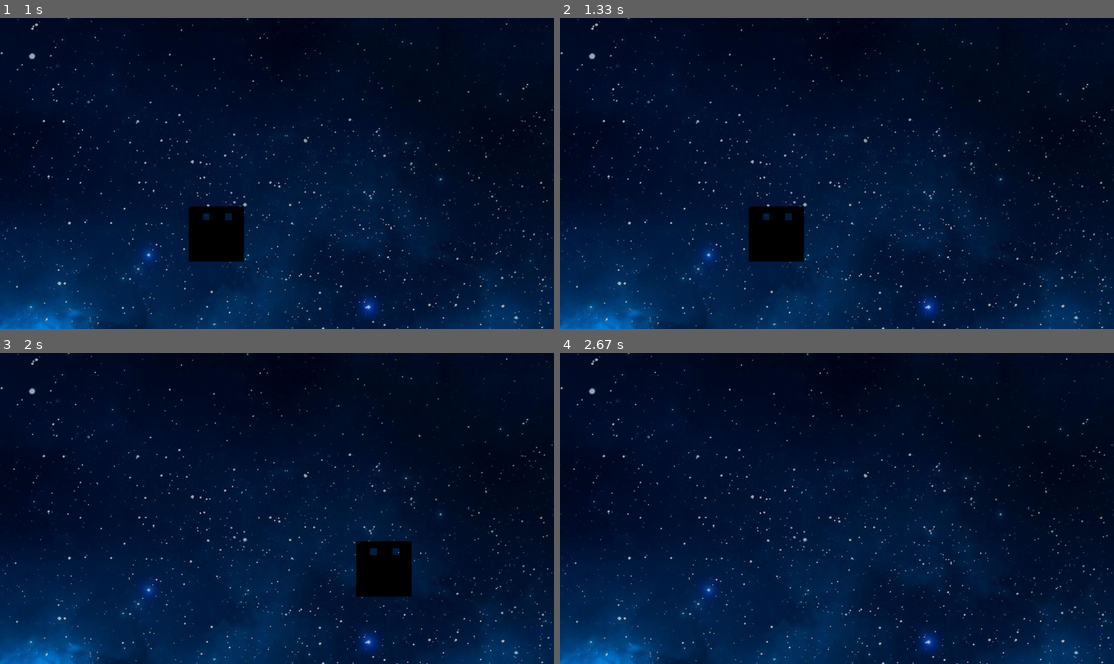
Above: before the commit, frames 1-4 (two rows, left to right).
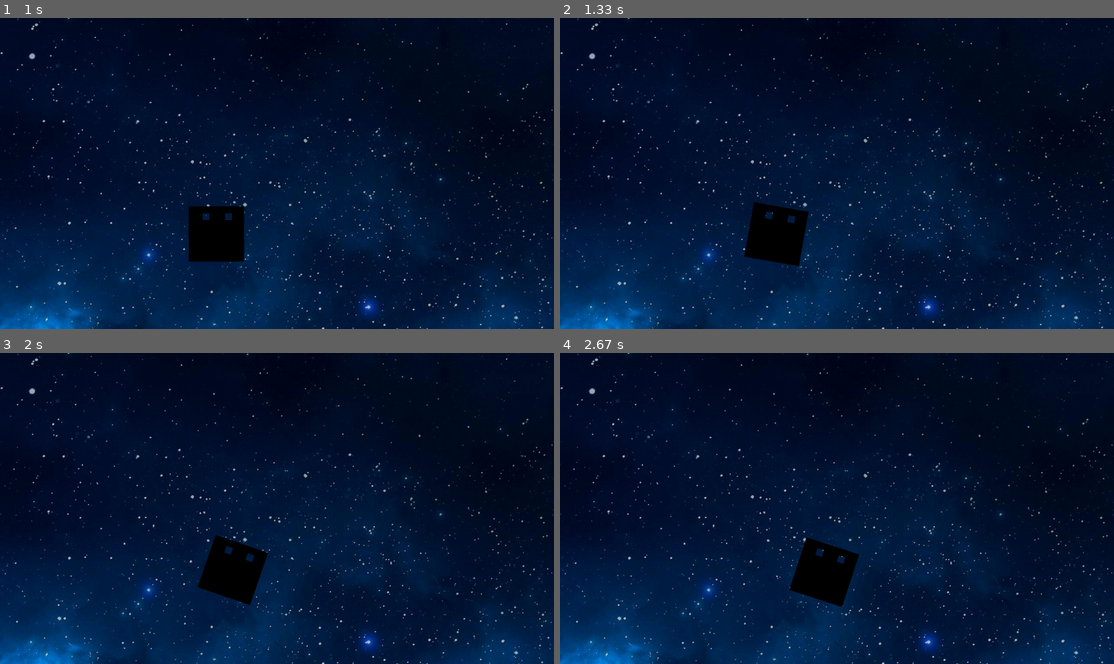
Above: after the commit, the same moments.

Repository: williamjamesj/pygame-project-williamjamesj
Game: pygame game, started from main.py
Two runs of this game, one before a commit and one after it. Both use one fixed random seed, a clock stepped at 60 frames per second and the inputs below.
Inputs (mouse positions are in pixels of both pictures, inside the frame that each line leads up to):
- Up to frame 1 (1 s): click (277, 142) at 0.38 s; click (232, 129) at 0.72 s
- Up to frame 2 (1.33 s): hold Right from 1 s (still down); move the mouse to (1014, 164) at 1.03 s
- Up to frame 3 (2 s): release Right at 1.47 s; hold Up 1.5-1.8 s; hold Right from 1.83 s (still down)
- Up to frame 4 (2.67 s): release Right at 2.3 s; hold Left from 2.33 s (still down)

Frame 1 is identical in both runs. In frame 2, 0.4% of the frame differs, in the area x 33-45%, y 59-80%; in frame 3, 3.5%, in the area x 35-75%, y 58-82%; in frame 4, 1.7%.

Commit message:
promising start on directional movement

Diff:
--- a/gameplay.py
+++ b/gameplay.py
@@ -9,11 +9,11 @@
     globals.level = level
     print(level)
     globals.screen.blit(globals.backgroundpicture, (0,0))
-    globals.playerspaceship = Spaceship([500,500],"banana",50,1,2)
+    globals.playerspaceship = Spaceship([500,500],"banana",50,0.1,0)
     globals.allobjects.add(globals.playerspaceship)
     return
 def updatePlayer(keys):
     globals.screen.blit(globals.backgroundpicture, (0,0))
-    globals.playerspaceship.update(keys[pygame.K_UP]==1,keys[pygame.K_DOWN]==1)
+    globals.playerspaceship.update(keys[pygame.K_UP]==1,keys[pygame.K_DOWN]==1,keys[pygame.K_LEFT]==1,keys[pygame.K_RIGHT]==1)
     print(globals.playerspaceship.rect.x)
     return
--- a/spaceship.py
+++ b/spaceship.py
@@ -1,26 +1,36 @@
 import pygame
 from pygame.locals import *
 import globalvariables as globals
+import math
 class Spaceship(pygame.sprite.Sprite):
     def __init__(self,coords,appearance,maxspeed, acceleration, direction):
         super().__init__() # Very important
         self.appearance = appearance
-        self.image = pygame.image.load("testpic.png")
+        self.originalimage = pygame.image.load("testpic.png")
         self.maxspeed = maxspeed
         self.acceleration = acceleration
         self.direction = direction
         self.speed = 0
-        self.rect = self.image.get_rect()
-        self.rect.center = coords
+        self.image = pygame.transform.rotate(self.originalimage,direction*-1)
+        self.rect = self.image.get_rect(center=coords)
+        self.x = coords[0]
+        self.y = coords[1]
         return
-    def update(self,doThrust,doSlow):
+    def update(self,doThrust,doSlow,left,right):
         if doThrust:
             self.speed += self.acceleration
         if doSlow:
             self.speed -= self.acceleration
+        if left:
+            self.direction -= self.acceleration
+        if right:
+            self.direction += self.acceleration
         if self.speed > self.maxspeed:
             self.speed = self.maxspeed
-        self.rect.x+=self.speed
+        self.x+=math.cos(math.radians(self.direction))*self.speed
+        self.y+=math.sin(math.radians(self.direction))*self.speed
+        self.image = pygame.transform.rotate(self.originalimage,self.direction*-5)
+        self.rect = self.image.get_rect(center=(math.floor(self.x),math.floor(self.y)))
         return
     def draw(self):
         globals.screen.blit(self.image,(self.rect.x,self.rect.y))
